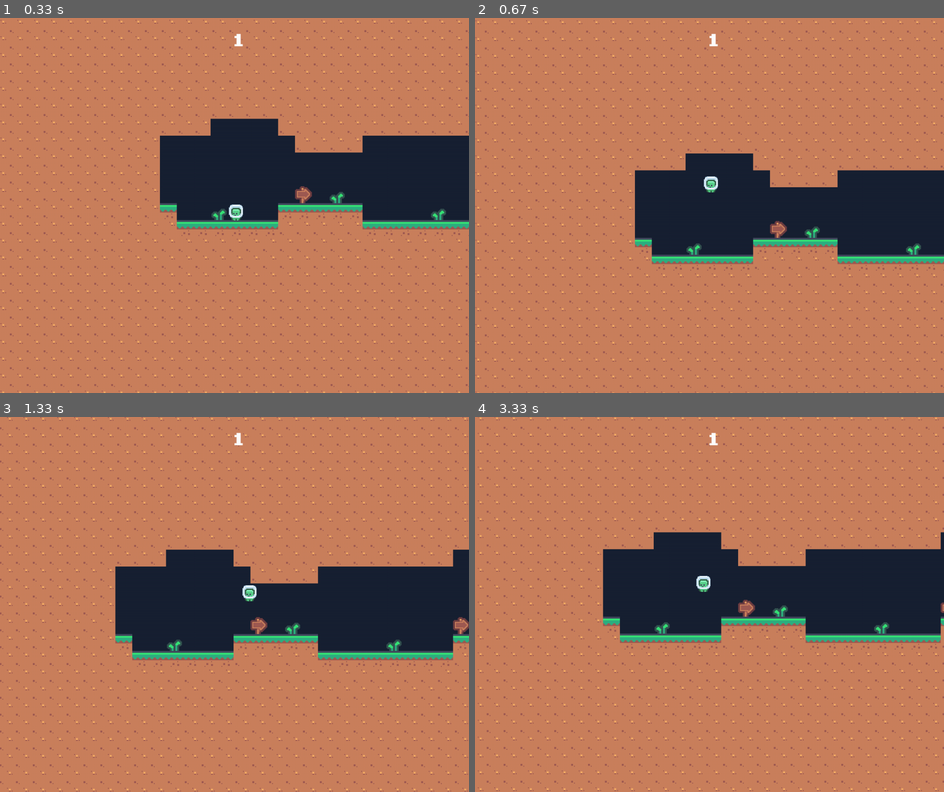
Above: before the commit, frames 1-4 (two rows, left to right).
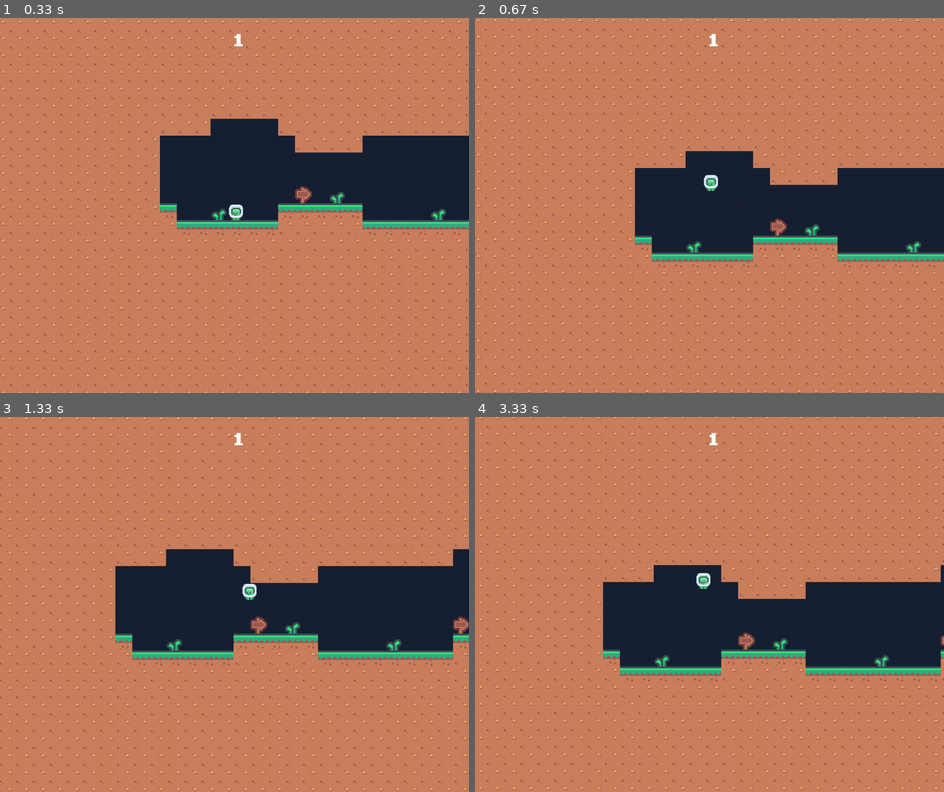
Above: after the commit, the same moments.

Repository: YannisE21/Pygame-Platformer
Game: pygame game, started from src/main.py
The game is run twice, just before and just after one commit, with the same random seed, the same clock (stepped at 60 frames per second) and the same inputs.
Inputs:
- Up to frame 1 (0.33 s): no input
- Up to frame 2 (0.67 s): tap Space at 0.33 s
- Up to frame 3 (1.33 s): hold D 0.67-1.13 s; hold W from 1.17 s (still down)
- Up to frame 4 (3.33 s): release W at 1.47 s; hold D 1.5-1.97 s; hold A 2-2.53 s; hold A 2.57-2.97 s; hold W from 3 s (still down)

Frame 1 is identical in both runs. In frame 2, 8.2% of the frame differs, in the area x 0-100%, y 0-100%; in frame 3, 2.8%; in frame 4, 18%.

Commit message:
Added Coyote Time and Jump Buffering

Diff:
--- a/src/main.py
+++ b/src/main.py
@@ -45,6 +45,12 @@
         self.JUMP_FORCE = -700
         self.GRAVITY = 1700
 
+        self.jump_buffer_time = 0.15
+        self.jump_buffer_timer = 0.0
+
+        self.coyote_time = 0.1
+        self.coyote_timer = 0.0
+
     def handle_input(self, keys, dt):
         move_dir = 0
         if keys[pygame.K_d]:
@@ -61,14 +67,29 @@
             self.vel.x = 0
         self.vel.x = max(min(self.vel.x, self.MAX_SPEED), -self.MAX_SPEED)
 
-        if (keys[pygame.K_SPACE] or keys[pygame.K_w]) and self.on_ground:
-            self.vel.y = self.JUMP_FORCE
-            self.on_ground = False
+        jump_pressed = keys[pygame.K_SPACE] or keys[pygame.K_w]
+        if jump_pressed:
+            self.jump_buffer_timer = self.jump_buffer_time
 
     def apply_gravity(self, dt):
         self.vel.y += self.GRAVITY * dt
 
+    def try_jump(self):
+        if self.coyote_timer > 0:
+            self.vel.y = self.JUMP_FORCE
+            self.coyote_timer = 0
+            self.jump_buffer_timer = 0
+            return True
+        return False
+
     def update(self, dt, platforms):
+        if self.jump_buffer_timer > 0:
+            self.jump_buffer_timer -= dt
+        if not self.on_ground:
+            self.coyote_timer -= dt
+        else:
+            self.coyote_timer = self.coyote_time
+
         self.pos.x += self.vel.x * dt
         self.rect.x = round(self.pos.x)
         for platform in platforms:
@@ -83,6 +104,7 @@
         self.apply_gravity(dt)
         self.pos.y += self.vel.y * dt
         self.rect.y = round(self.pos.y)
+
         self.on_ground = False
         for platform in platforms:
             if self.rect.colliderect(platform):
@@ -94,12 +116,17 @@
                 self.pos.y = self.rect.y
                 self.vel.y = 0
 
+        if self.jump_buffer_timer > 0:
+            jumped = self.try_jump()
+            if jumped:
+                self.jump_buffer_timer = 0
+
     def draw(self, surface, offset):
         surface.blit(character_img, self.pos - offset)
 
 levels = {
     1: "level1.csv",
-    2: "level2.csv"  # Add more levels as needed
+    2: "level2.csv"
 }
 current_level = 1
 
